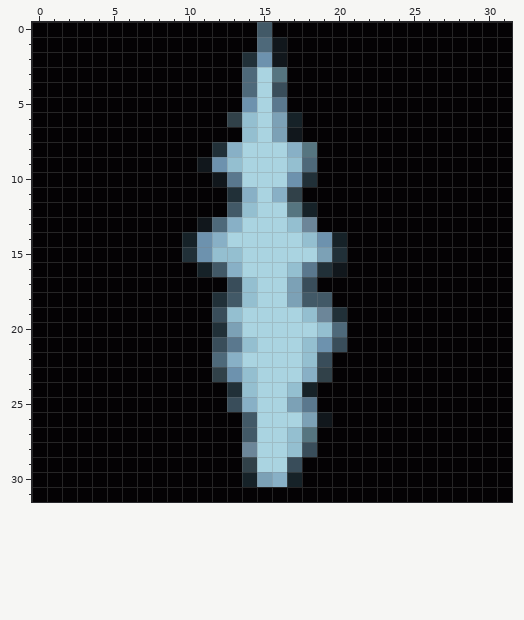
Pixel-art sprite -- images/battle_animations/icebeam.png. Above is the file before it was changed.
The file is 32x32 pixels.
And afterwards:
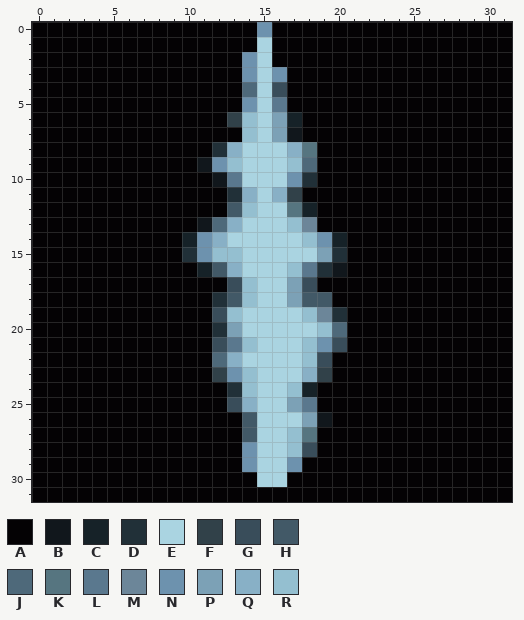
Palette (. is transparent): A #040204  B #11171c  C #162228  D #213038  E #aad4e1  F #314149  G #394d5a  H #425967  J #4e697a  K #567580  L #5a788e  M #6c8699  N #6d92ae  P #7ca1b6  Q #88b0c6  R #94bfd0
Log entry: cleaned up icebeam img outline
Diff:
Colour A replaces colour B in rows 1 to 2 at x 16.
Colour A replaces colour C in row 30 at x 14 and 17.
Colour E replaces colour J in row 1 at x 15.
Colour E replaces colour N in row 2 at x 15.
Colour E replaces colour P in row 30 at x 15.
Colour E replaces colour Q in row 30 at x 16.
Colour N replaces colour D in row 2 at x 14.
Colour N replaces colour F in row 29 at x 14.
Colour N replaces colour G in row 29 at x 17.
Colour N replaces colour H in row 0 at x 15.
Colour N replaces colour J in row 3 at x 14.
Colour N replaces colour K in row 3 at x 16.
Colour N replaces colour M in row 28 at x 14.
Where, in picture pixels (left, top, right, bottom), the same in both pictures:
changed: (242, 22, 287, 82)
changed: (242, 442, 302, 487)
